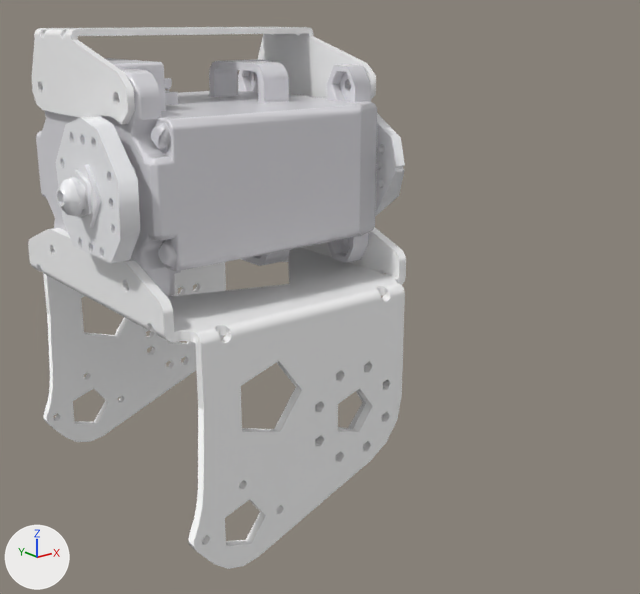
Two versions of the COLLADA model ginko_description/models/ginko_auto/meshes/dae/link02_l_femoral.dae, one commit apart.
The view is the same before and after, from a camera (50 mm lens) standing at (-0.1011, -0.1148, 0.0231) and looking at (0.0061, 0.0193, -0.0305). Arrows for +X, +Y and +Z are at lower left; the lights stay in place. Vertices at the same position are counted once.

In view in the first picture: 'ソリッド1_003', 'ソリッド1_1_003', 'ソリッド1_2_003', 'ソリッド1_3_002', 'ソリッド1_4_002', 'ソリッド1_5_002'.
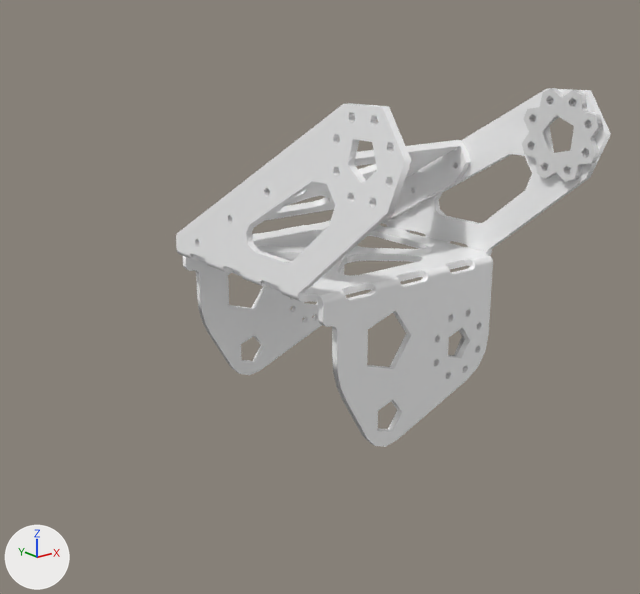
What differs and where, as boxes [x1, y1, x2, y2] in the pictures (640 x 594 px):
'ソリッド1_4_002', deleted: before [28, 227, 406, 569]
'ソリッド1_1_003', reshaped: before [375, 113, 405, 217]; after [176, 88, 611, 447]
'ソリッド1_003', reshaped: before [36, 58, 377, 297]; after [448, 316, 465, 357]
'ソリッド1_2_003', reshaped: before [55, 116, 140, 263]; after [254, 140, 471, 227]
'ソリッド1_3_002', deleted: before [32, 27, 376, 124]
'ソリッド1_3_003', added: after [522, 88, 603, 182]
'ソリッド1_5_002', deleted: before [315, 364, 384, 445]
part 2 of me_ソリッド1_2_003, added: after [254, 140, 471, 227]
part 3 of me_ソリッド1_2_003, deleted: before [55, 116, 140, 263]
part 4 of me_ソリッド1_003, deleted: before [36, 58, 377, 297]
part 5 of me_ソリッド1_003, added: after [448, 316, 465, 357]

Diff of the bpy script that builds the scene:
```diff
--- a/ginko_description/models/ginko_auto/meshes/dae/link02_l_femoral.dae.py
+++ b/ginko_description/models/ginko_auto/meshes/dae/link02_l_femoral.dae.py
@@ me_ソリッド1_2_003 @@
 # used by ob_ソリッド1_2_003; location = (0.0, 0.0, 0.0)
-me_ソリッド1_2_003.from_pydata(...)  # 322 vertices, 688 faces; spans x -0.0543..-0.0443, y -0.01..0.01, z -0.0085..0.0105
-me_ソリッド1_2_003.materials.append(mat_41_242_248_002)  # white #f9f9fc
+me_ソリッド1_2_003.from_pydata(...)  # 384 vertices, 820 faces; spans x 0.0015..0.0558, y 0.0251..0.0618, z -0.0278..-0.0037
+# me_ソリッド1_2_003 part 2: 384 vertices added at x 0.0015..0.0558, y 0.0251..0.0618, z -0.0278..-0.0037
+# me_ソリッド1_2_003 part 3: 322 vertices removed from x -0.0543..-0.0443, y -0.01..0.01, z -0.0085..0.0105
+me_ソリッド1_2_003.materials.append(mat_54_254_255_003)  # white #ffffff
@@ me_ソリッド1_1_003 @@
 # used by ob_ソリッド1_1_003; location = (0.0, 0.0, 0.0)
-me_ソリッド1_1_003.from_pydata(...)  # 236 vertices, 536 faces; spans x -0.0035..0.0012, y -0.0105..0.0105, z -0.0105..0.0105
-me_ソリッド1_1_003.materials.append(mat_41_242_248_002)  # white #f9f9fc
+me_ソリッド1_1_003.from_pydata(...)  # 1381 vertices, 3030 faces; spans x 0.0..0.0573, y -0.0104..0.0695, z -0.0671..0.0093
+# me_ソリッド1_1_003 part 1: 236 vertices removed from x -0.0035..0.0012, y -0.0105..0.0105, z -0.0105..0.0105; 1381 vertices added at x 0.0..0.0573, y -0.0104..0.0695, z -0.0671..0.0093
+me_ソリッド1_1_003.materials.append(mat_54_254_255_003)  # white #ffffff
@@ me_ソリッド1_003 @@
 # used by ob_ソリッド1_003; location = (0.0, 0.0, 0.0)
-me_ソリッド1_003.from_pydata(...)  # 2068 vertices, 4172 faces; spans x -0.0511..0.0002, y -0.0103..0.0302, z -0.0173..0.0173
-me_ソリッド1_003.materials.append(mat_96_194_204_002)  # white #e3e2e7
+me_ソリッド1_003.from_pydata(...)  # 100 vertices, 232 faces; spans x 0.0343..0.0538, y 0.0165..0.0175, z -0.0578..-0.0379
+# me_ソリッド1_003 part 4: 2068 vertices removed from x -0.0511..0.0002, y -0.0103..0.0302, z -0.0173..0.0173
+# me_ソリッド1_003 part 5: 100 vertices added at x 0.0343..0.0538, y 0.0165..0.0175, z -0.0578..-0.0379
+me_ソリッド1_003.materials.append(mat_91_191_191_003)  # light grey #e0e0e0
@@ me_ソリッド1_3_003 @@
+me_ソリッド1_3_003.from_pydata(...)  # 196 vertices, 424 faces; spans x 0.0543..0.0558, y -0.0094..0.0094, z -0.0094..0.0094
+me_ソリッド1_3_003.materials.append(mat_91_191_191_003)  # light grey #e0e0e0
@@ ob_ソリッド1_5_002 @@
-ob_ソリッド1_5_002 = bpy.data.objects.new('ソリッド1_5_002', me_ソリッド1_5_002)
-ob_ソリッド1_5_002.location = (0.0, 0.0, 0.0)
@@ ob_ソリッド1_3_002 @@
-ob_ソリッド1_3_002 = bpy.data.objects.new('ソリッド1_3_002', me_ソリッド1_3_002)
-ob_ソリッド1_3_002.location = (0.0, 0.0, 0.0)
@@ ob_ソリッド1_4_002 @@
-ob_ソリッド1_4_002 = bpy.data.objects.new('ソリッド1_4_002', me_ソリッド1_4_002)
-ob_ソリッド1_4_002.location = (0.0, 0.0, 0.0)
@@ ob_ソリッド1_3_003 @@
+ob_ソリッド1_3_003 = bpy.data.objects.new('ソリッド1_3_003', me_ソリッド1_3_003)
+ob_ソリッド1_3_003.location = (0.0, 0.0, 0.0)
```
